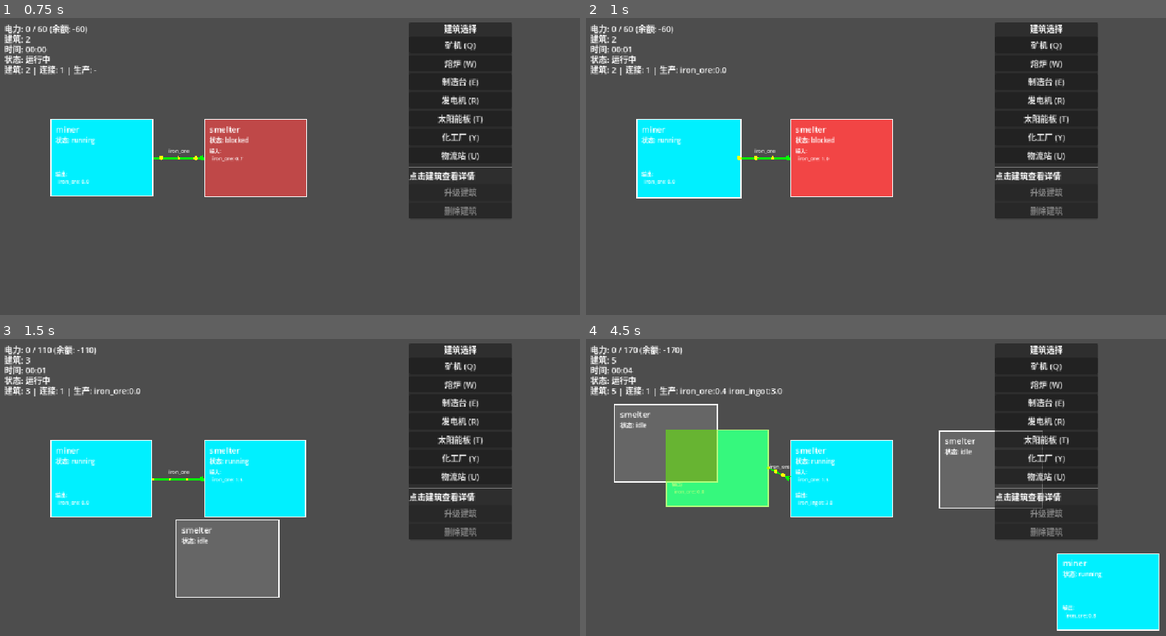
Above: before the commit, frames 1-4 (two rows, left to right).
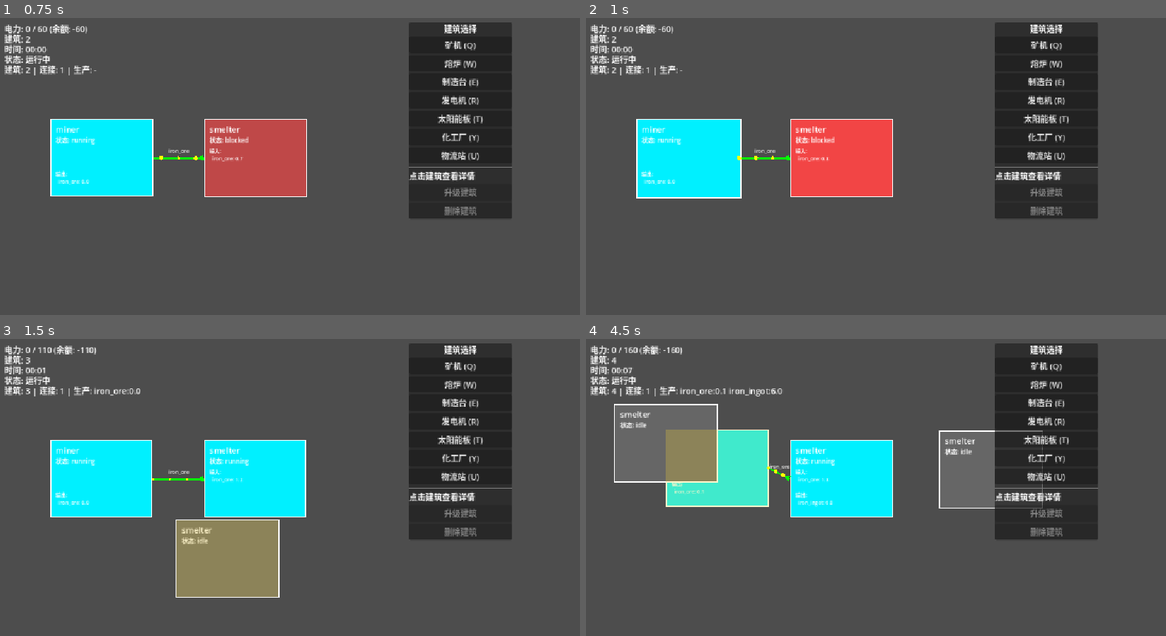
Above: after the commit, the same moments.

Repository: Vantex/cardFactory
Game: Godot game, scene res://scenes/main/Main.tscn
The game is run twice, just before and just after one commit, with the same random seed, the same clock (stepped at 60 frames per second) and the same inputs.
Inputs (mouse positions are in pixels of both pictures, inside the frame that each line leads up to):
- Up to frame 1 (0.75 s): tap Enter at 0.5 s; move the mouse to (423, 166) at 0.52 s; hold W from 0.53 s (still down); tap Delete at 0.6 s; click (423, 166) at 0.67 s
- Up to frame 2 (1 s): keep holding W; tap Space at 0.77 s; tap 1 at 0.8 s
- Up to frame 3 (1.5 s): tap Space at 1.07 s; release W at 1.25 s; drag from (174, 520) to (266, 570) at 1.27 s
- Up to frame 4 (4.5 s): move the mouse to (939, 431) at 2.02 s; hold W 2.03-2.75 s; tap 2 at 2.1 s; click (939, 431) at 2.17 s; tap 3 at 2.3 s; drag from (852, 570) to (702, 454) at 2.77 s; move the mouse to (1055, 552) at 3.52 s; tap Q at 3.6 s; click (1055, 552) at 3.67 s; tap Space at 3.77, 4.07 s; tap E at 3.8 s; tap Escape at 4.15 s; drag from (702, 454) to (789, 422) at 4.27 s

Frame 1 is identical in both runs. In frame 2, 0.1% of the frame differs, in the area x 7-42%, y 9-48%; in frame 3, 4.5%; in frame 4, 9.3%, in the area x 4-99%, y 2-99%.

Commit message:
feat: add pannable factory canvas interactions

Diff:
--- a/project.godot
+++ b/project.godot
@@ -23,8 +23,35 @@
 
 [display]
 
+window/size/viewport_width=1152
+window/size/viewport_height=648
+window/size/window_width_override=1152
+window/size/window_height_override=648
 window/stretch/mode="canvas_items"
 window/stretch/aspect="expand"
+
+[input]
+
+toggle_pause={
+"deadzone": 0.5,
+"events": [Object(InputEventKey,"resource_local_to_scene":false,"resource_name":"","device":-1,"window_id":0,"alt_pressed":false,"shift_pressed":false,"ctrl_pressed":false,"meta_pressed":false,"pressed":false,"keycode":32,"physical_keycode":32,"key_label":32,"unicode":32,"location":0,"echo":false,"script":null)
+]
+}
+simulation_speed_1={
+"deadzone": 0.5,
+"events": [Object(InputEventKey,"resource_local_to_scene":false,"resource_name":"","device":-1,"window_id":0,"alt_pressed":false,"shift_pressed":false,"ctrl_pressed":false,"meta_pressed":false,"pressed":false,"keycode":49,"physical_keycode":49,"key_label":49,"unicode":49,"location":0,"echo":false,"script":null)
+]
+}
+simulation_speed_2={
+"deadzone": 0.5,
+"events": [Object(InputEventKey,"resource_local_to_scene":false,"resource_name":"","device":-1,"window_id":0,"alt_pressed":false,"shift_pressed":false,"ctrl_pressed":false,"meta_pressed":false,"pressed":false,"keycode":50,"physical_keycode":50,"key_label":50,"unicode":50,"location":0,"echo":false,"script":null)
+]
+}
+simulation_speed_3={
+"deadzone": 0.5,
+"events": [Object(InputEventKey,"resource_local_to_scene":false,"resource_name":"","device":-1,"window_id":0,"alt_pressed":false,"shift_pressed":false,"ctrl_pressed":false,"meta_pressed":false,"pressed":false,"keycode":51,"physical_keycode":51,"key_label":51,"unicode":51,"location":0,"echo":false,"script":null)
+]
+}
 
 [physics]
 
--- a/scenes/main/Main.tscn
+++ b/scenes/main/Main.tscn
@@ -16,6 +16,11 @@
 [node name="ConnectionRenderer" type="Node2D" parent="."]
 script = ExtResource("3_conn")
 
+[node name="Camera2D" type="Camera2D" parent="."]
+position = Vector2(576, 324)
+metadata/min_zoom = 0.45
+metadata/max_zoom = 1.8
+
 [node name="InputHandler" type="Node2D" parent="."]
 script = ExtResource("4_input")
 
--- a/scripts/input/InputHandler.gd
+++ b/scripts/input/InputHandler.gd
@@ -1,227 +1,265 @@
-# scripts/input/InputHandler.gd
 extends Node2D
 
-# 操作模式
 enum Mode {
-    IDLE,
-    PLACING_CARD,
-    CONNECTING,
-    MOVING
+	IDLE,
+	PLACING,
+	DRAGGING,
+	CONNECTING,
+	PANNING,
 }
 
+const CARD_SIZE := Vector2(200, 150)
+const PORT_SIZE := Vector2(18, 36)
+const DRAG_THRESHOLD := 5.0
+const MIN_ZOOM := 0.45
+const MAX_ZOOM := 1.8
+const ZOOM_STEP := 1.1
+const CANVAS_MARGIN_LEFT := 216.0
+const CANVAS_MARGIN_TOP := 52.0
+const CANVAS_MARGIN_RIGHT := 286.0
+const CANVAS_MARGIN_BOTTOM := 92.0
+
 var current_mode: Mode = Mode.IDLE
-var placing_building_type: String = ""
-var connecting_source_id: String = ""
-var moving_building_id: String = ""
-var selected_building_id: String = ""
-var is_dragging: bool = false
-var drag_start_pos: Vector2 = Vector2.ZERO
-var drag_offset: Vector2 = Vector2.ZERO  # 点击位置相对于建筑位置的偏移
-
-func _unhandled_input(event):
-    if event is InputEventMouseButton:
-        if event.button_index == MOUSE_BUTTON_LEFT:
-            if event.pressed:
-                _handle_left_click()
-            else:
-                _handle_left_release()
-
-    if event is InputEventKey and event.pressed:
-        _handle_key_press(event)
-
-func _get_mouse_position() -> Vector2:
-    return get_global_mouse_position()
-
-func _handle_left_click():
-    var mouse_pos = _get_mouse_position()
-
-    match current_mode:
-        Mode.IDLE:
-            var clicked_building = _get_building_at_position(mouse_pos)
-            if not clicked_building.is_empty():
-                # 选中建筑
-                selected_building_id = clicked_building.id
-                var building_pos = clicked_building.get("position", Vector2.ZERO)
-                # 计算点击位置相对于建筑位置的偏移
-                drag_offset = mouse_pos - building_pos
-                drag_start_pos = mouse_pos
-                is_dragging = false
-                print("Selected building: ", selected_building_id)
-                EventBus.card_selected.emit(selected_building_id)
-            else:
-                # 点击空白处，取消选中
-                selected_building_id = ""
-                print("Deselected building")
-        Mode.PLACING_CARD:
-            _place_card()
-        Mode.CONNECTING:
-            _finish_connection()
-        Mode.MOVING:
-            _finish_moving()
-
-func _handle_left_release():
-    if current_mode == Mode.MOVING:
-        _finish_moving()
-    elif is_dragging:
-        is_dragging = false
-
-    # 如果只是点击（没有拖拽），保持选中状态
-    if not is_dragging and not selected_building_id.is_empty():
-        print("Building selected (no drag): ", selected_building_id)
-
-func _handle_key_press(event: InputEventKey):
-    match event.keycode:
-        KEY_ESCAPE:
-            _cancel_operation()
-        KEY_DELETE:
-            _delete_selected()
-        KEY_Q:
-            start_placing_card("miner")
-        KEY_W:
-            start_placing_card("smelter")
-        KEY_E:
-            start_placing_card("power_generator")
-        KEY_R:
-            start_placing_card("chemical_plant")
-        KEY_T:
-            start_placing_card("assembler")
-
-func start_placing_card(building_type: String):
-    current_mode = Mode.PLACING_CARD
-    placing_building_type = building_type
-    print("Ready to place: ", building_type)
-
-func _place_card():
-    var mouse_pos = _get_mouse_position()
-
-    var building_data = {
-        "type": placing_building_type,
-        "position": mouse_pos,
-        "status": "idle",
-        "progress": 0.0,
-        "input_buffer": {},
-        "output_buffer": {}
-    }
-
-    var building_def = DataManager.get_building(placing_building_type)
-    if not building_def.is_empty():
-        if building_def.kind == "extractor":
-            building_data.output_item = "iron_ore"
-            building_data.output_rate = 60.0
-
-    GameManager.get_game_state().add_building(building_data)
-    print("Placed ", placing_building_type, " at ", mouse_pos)
-    current_mode = Mode.IDLE
-
-func start_connection(source_id: String):
-    current_mode = Mode.CONNECTING
-    connecting_source_id = source_id
-
-func _finish_connection():
-    var mouse_pos = _get_mouse_position()
-    var target_building = _get_building_at_position(mouse_pos)
-
-    if not target_building.is_empty() and target_building.id != connecting_source_id:
-        var connection_data = {
-            "source_id": connecting_source_id,
-            "target_id": target_building.id,
-            "item_id": "iron_ore",
-            "flow_rate": 60.0
-        }
-        GameManager.get_game_state().add_connection(connection_data)
-        print("Created connection: ", connecting_source_id, " -> ", target_building.id)
-
-    is_dragging = false
-    current_mode = Mode.IDLE
-    connecting_source_id = ""
-    queue_redraw()
-
-func _update_moving():
-    var mouse_pos = _get_mouse_position()
-    var game_state = GameManager.get_game_state()
-    if game_state.buildings.has(moving_building_id):
-        # 使用偏移量计算新位置，保持相对位置
-        var new_position = mouse_pos - drag_offset
-        game_state.buildings[moving_building_id]["position"] = new_position
-        queue_redraw()
-
-func _finish_moving():
-    var mouse_pos = _get_mouse_position()
-    var game_state = GameManager.get_game_state()
-    if game_state.buildings.has(moving_building_id):
-        var new_position = mouse_pos - drag_offset
-        game_state.move_entity(moving_building_id, new_position)
-        print("Moved building ", moving_building_id, " to ", new_position)
-
-    current_mode = Mode.IDLE
-    moving_building_id = ""
-    is_dragging = false
-    queue_redraw()
-
-func _delete_selected():
-    if not selected_building_id.is_empty():
-        GameManager.get_game_state().remove_building(selected_building_id)
-        print("Deleted building: ", selected_building_id)
-        selected_building_id = ""
-
-func _cancel_operation():
-    is_dragging = false
-    current_mode = Mode.IDLE
-    placing_building_type = ""
-    connecting_source_id = ""
-    moving_building_id = ""
-    queue_redraw()
-
-func _get_building_at_position(pos: Vector2) -> Dictionary:
-    var game_state = GameManager.get_game_state()
-    for building_id in game_state.buildings:
-        var building = game_state.buildings[building_id]
-        var building_pos = building.get("position", Vector2.ZERO)
-        var rect = Rect2(building_pos, Vector2(200, 150))
-        if rect.has_point(pos):
-            return building
-    return {}
-
-func _process(_delta):
-    # 检测拖拽开始
-    if Input.is_mouse_button_pressed(MOUSE_BUTTON_LEFT):
-        if not selected_building_id.is_empty() and current_mode == Mode.IDLE:
-            var mouse_pos = _get_mouse_position()
-            var selected_building = GameManager.get_game_state().get_building(selected_building_id)
-            if not selected_building.is_empty():
-                var building_pos = selected_building.get("position", Vector2.ZERO)
-                var rect = Rect2(building_pos, Vector2(200, 150))
-                if rect.has_point(mouse_pos):
-                    # 开始移动
-                    current_mode = Mode.MOVING
-                    moving_building_id = selected_building_id
-                    is_dragging = true
-                    print("Started moving building: ", moving_building_id)
-
-    # 更新移动
-    if current_mode == Mode.MOVING:
-        _update_moving()
-
-    queue_redraw()
-
-func _draw():
-    var mouse_pos = _get_mouse_position()
-
-    # 绘制选中建筑的高亮
-    if not selected_building_id.is_empty():
-        var selected_building = GameManager.get_game_state().get_building(selected_building_id)
-        if not selected_building.is_empty():
-            var pos = selected_building.get("position", Vector2.ZERO)
-            draw_rect(Rect2(pos, Vector2(200, 150)), Color(1, 1, 0, 0.3))
-
-    # 绘制拖拽连线
-    if is_dragging and current_mode == Mode.CONNECTING:
-        draw_line(drag_start_pos, mouse_pos, Color.YELLOW, 2.0)
-
-    # 绘制移动中的建筑
-    if current_mode == Mode.MOVING:
-        var game_state = GameManager.get_game_state()
-        if game_state.buildings.has(moving_building_id):
-            var building = game_state.buildings[moving_building_id]
-            var pos = building.get("position", Vector2.ZERO)
-            draw_rect(Rect2(pos, Vector2(200, 150)), Color(0, 1, 0, 0.3))
+var placing_building_type := ""
+var connecting_source_id := ""
+var selected_building_id := ""
+var dragging_building_id := ""
+var drag_start_screen_position := Vector2.ZERO
+var drag_offset := Vector2.ZERO
+var pan_last_screen_position := Vector2.ZERO
+var _ui_hit_test := Callable()
+
+func set_ui_hit_test(hit_test: Callable) -> void:
+	_ui_hit_test = hit_test
+
+func get_mode_name() -> String:
+	match current_mode:
+		Mode.PLACING:
+			return "placing"
+		Mode.DRAGGING:
+			return "dragging"
+		Mode.CONNECTING:
+			return "connecting"
+		Mode.PANNING:
+			return "panning"
+		_:
+			return "idle"
+
+func start_placing_card(building_type: String) -> void:
+	placing_building_type = building_type
+	connecting_source_id = ""
+	dragging_building_id = ""
+	current_mode = Mode.PLACING
+	queue_redraw()
+
+func start_connection(source_id: String) -> void:
+	if source_id.is_empty() or GameManager.get_game_state().get_building(source_id).is_empty():
+		return
+	placing_building_type = ""
+	connecting_source_id = source_id
+	dragging_building_id = ""
+	current_mode = Mode.CONNECTING
+	queue_redraw()
+
+func complete_connection(target_id: String) -> bool:
+	if current_mode != Mode.CONNECTING or connecting_source_id.is_empty():
+		return false
+	var result: Dictionary = GameManager.get_game_state().try_add_connection(connecting_source_id, target_id)
+	cancel_operation()
+	return result.get("ok", false)
+
+func cancel_operation() -> void:
+	current_mode = Mode.IDLE
+	placing_building_type = ""
+	connecting_source_id = ""
+	dragging_building_id = ""
+	drag_start_screen_position = Vector2.ZERO
+	drag_offset = Vector2.ZERO
+	queue_redraw()
+
+func _unhandled_input(event: InputEvent) -> void:
+	if event is InputEventKey and event.pressed and not event.echo:
+		_handle_key_press(event)
+		return
+	if not (event is InputEventMouseButton or event is InputEventMouseMotion):
+		return
+	var screen_position := _get_event_screen_position(event)
+	if _is_pointer_over_ui(screen_position):
+		return
+	if event is InputEventMouseButton:
+		_handle_mouse_button(event, screen_position)
+	elif event is InputEventMouseMotion:
+		_handle_mouse_motion(event, screen_position)
+
+func _handle_key_press(event: InputEventKey) -> void:
+	match event.keycode:
+		KEY_ESCAPE:
+			cancel_operation()
+		KEY_DELETE:
+			_delete_selected()
+		KEY_SPACE:
+			GameManager.get_game_state().paused = not GameManager.get_game_state().paused
+		KEY_1:
+			GameManager.get_game_state().speed = 1.0
+		KEY_2:
+			GameManager.get_game_state().speed = 2.0
+		KEY_3:
+			GameManager.get_game_state().speed = 3.0
+		KEY_Q:
+			start_placing_card("miner")
+		KEY_W:
+			start_placing_card("smelter")
+		KEY_E:
+			start_placing_card("assembling_machine_mk1")
+		KEY_R:
+			start_placing_card("power_generator")
+
+func _handle_mouse_button(event: InputEventMouseButton, screen_position: Vector2) -> void:
+	if event.button_index == MOUSE_BUTTON_WHEEL_UP or event.button_index == MOUSE_BUTTON_WHEEL_DOWN:
+		if event.pressed and _is_inside_world_canvas(screen_position):
+			_zoom_at_pointer(screen_position, ZOOM_STEP if event.button_index == MOUSE_BUTTON_WHEEL_UP else 1.0 / ZOOM_STEP)
+		return
+	if event.button_index == MOUSE_BUTTON_RIGHT or event.button_index == MOUSE_BUTTON_MIDDLE:
+		if event.pressed and _is_inside_world_canvas(screen_position):
+			current_mode = Mode.PANNING
+			pan_last_screen_position = screen_position
+		elif not event.pressed and current_mode == Mode.PANNING:
+			cancel_operation()
+		return
+	if event.button_index != MOUSE_BUTTON_LEFT:
+		return
+	if event.pressed:
+		if _is_inside_world_canvas(screen_position):
+			_handle_left_press(screen_position)
+	elif current_mode == Mode.DRAGGING:
+		_finish_drag()
+
+func _handle_mouse_motion(_event: InputEventMouseMotion, screen_position: Vector2) -> void:
+	if current_mode == Mode.PANNING:
+		_pan_camera(screen_position)
+		return
+	if not _is_inside_world_canvas(screen_position) or not Input.is_mouse_button_pressed(MOUSE_BUTTON_LEFT):
+		return
+	if current_mode == Mode.IDLE and not dragging_building_id.is_empty() and screen_position.distance_to(drag_start_screen_position) >= DRAG_THRESHOLD:
+		current_mode = Mode.DRAGGING
+	if current_mode == Mode.DRAGGING:
+		_update_drag(_screen_to_world(screen_position))
+
+func _handle_left_press(screen_position: Vector2) -> void:
+	var world_position := _screen_to_world(screen_position)
+	match current_mode:
+		Mode.PLACING:
+			_place_card(world_position)
+		Mode.CONNECTING:
+			var target_id := _get_input_port_at_position(world_position)
+			if not target_id.is_empty():
+				complete_connection(target_id)
+			else:
+				cancel_operation()
+		Mode.IDLE:
+			var source_id := _get_output_port_at_position(world_position)
+			if not source_id.is_empty():
+				start_connection(source_id)
+				return
+			var building := _get_building_at_position(world_position)
+			if building.is_empty():
+				selected_building_id = ""
+				return
+			selected_building_id = building.get("id", "")
+			dragging_building_id = selected_building_id
+			drag_start_screen_position = screen_position
+			drag_offset = world_position - building.get("position", Vector2.ZERO)
+			EventBus.card_selected.emit(selected_building_id)
+
+func _place_card(world_position: Vector2) -> void:
+	var result: Dictionary = GameManager.get_game_state().try_place_building(placing_building_type, world_position)
+	if result.get("ok", false):
+		selected_building_id = result.get("id", "")
+	cancel_operation()
+
+func _update_drag(world_position: Vector2) -> void:
+	if dragging_building_id.is_empty():
+		return
+	GameManager.get_game_state().move_entity(dragging_building_id, world_position - drag_offset)
+	queue_redraw()
+
+func _finish_drag() -> void:
+	current_mode = Mode.IDLE
+	dragging_building_id = ""
+	queue_redraw()
+
+func _delete_selected() -> void:
+	if selected_building_id.is_empty():
+		return
+	GameManager.get_game_state().remove_building(selected_building_id)
+	selected_building_id = ""
+	cancel_operation()
+
+func _get_building_at_position(world_position: Vector2) -> Dictionary:
+	for building in GameManager.get_game_state().buildings.values():
+		if Rect2(building.get("position", Vector2.ZERO), CARD_SIZE).has_point(world_position):
+			return building
+	return {}
+
+func _get_input_port_at_position(world_position: Vector2) -> String:
+	for building in GameManager.get_game_state().buildings.values():
+		if _get_input_port_rect(building.get("position", Vector2.ZERO)).has_point(world_position):
+			return building.get("id", "")
+	return ""
+
+func _get_output_port_at_position(world_position: Vector2) -> String:
+	for building in GameManager.get_game_state().buildings.values():
+		if _get_output_port_rect(building.get("position", Vector2.ZERO)).has_point(world_position):
+			return building.get("id", "")
+	return ""
+
+func _get_input_port_rect(card_position: Vector2) -> Rect2:
+	return Rect2(card_position + Vector2(0, (CARD_SIZE.y - PORT_SIZE.y) * 0.5), PORT_SIZE)
+
+func _get_output_port_rect(card_position: Vector2) -> Rect2:
+	return Rect2(card_position + Vector2(CARD_SIZE.x - PORT_SIZE.x, (CARD_SIZE.y - PORT_SIZE.y) * 0.5), PORT_SIZE)
+
+func _get_event_screen_position(event: InputEvent) -> Vector2:
+	if event is InputEventMouse:
+		return event.position
+	return Vector2.ZERO
+
+func _is_pointer_over_ui(screen_position: Vector2) -> bool:
+	return _ui_hit_test.is_valid() and _ui_hit_test.call(screen_position)
+
+func _is_inside_world_canvas(screen_position: Vector2) -> bool:
+	var viewport_size := get_viewport().get_visible_rect().size
+	var canvas_size := viewport_size - Vector2(CANVAS_MARGIN_LEFT + CANVAS_MARGIN_RIGHT, CANVAS_MARGIN_TOP + CANVAS_MARGIN_BOTTOM)
+	return Rect2(Vector2(CANVAS_MARGIN_LEFT, CANVAS_MARGIN_TOP), canvas_size.max(Vector2.ZERO)).has_point(screen_position)
+
+func _get_camera() -> Camera2D:
+	return get_viewport().get_camera_2d()
+
+func _screen_to_world(screen_position: Vector2) -> Vector2:
+	return get_viewport().get_canvas_transform().affine_inverse() * screen_position
+
+func _pan_camera(screen_position: Vector2) -> void:
+	var camera := _get_camera()
+	if camera == null:
+		return
+	camera.global_position -= (screen_position - pan_last_screen_position) / camera.zoom
+	pan_last_screen_position = screen_position
+	camera.force_update_scroll()
+
+func _zoom_at_pointer(screen_position: Vector2, factor: float) -> void:
+	var camera := _get_camera()
+	if camera == null:
+		return
+	var world_before_zoom := _screen_to_world(screen_position)
+	var next_zoom := clampf(camera.zoom.x * factor, MIN_ZOOM, MAX_ZOOM)
+	camera.zoom = Vector2(next_zoom, next_zoom)
+	camera.force_update_scroll()
+	camera.global_position += world_before_zoom - _screen_to_world(screen_position)
+	camera.force_update_scroll()
+
+func _draw() -> void:
+	if selected_building_id.is_empty():
+		return
+	var selected := GameManager.get_game_state().get_building(selected_building_id)
+	if not selected.is_empty():
+		draw_rect(Rect2(selected.get("position", Vector2.ZERO), CARD_SIZE), Color(1.0, 0.85, 0.2, 0.25))
--- a/scripts/test/TestFactoryWorkspace.gd
+++ b/scripts/test/TestFactoryWorkspace.gd
@@ -7,6 +7,7 @@
 	_test_explicit_building_costs()
 	_test_existing_recipe_connection_rules()
 	await _test_workspace_chrome_contract()
+	_test_canvas_input_contract()
 
 	var state := GameState.new()
 	_expect(state.construction_points == 12, "new workspaces start with 12 construction points")
@@ -113,6 +114,44 @@
 	var incompatible_connection: Dictionary = incompatible_state.try_add_connection(incompatible_miner.id, incompatible_smelter.id)
 	_expect(not incompatible_connection.ok and incompatible_state.connections.is_empty() and incompatible_state.get_buildi …(214 unchanged characters)…
 
+func _test_canvas_input_contract() -> void:
+	var input_script := load("res://scripts/input/InputHandler.gd") as Script
+	_expect(input_script != null, "canvas input script is available")
+	if input_script == null:
+		return
+
+	var input_handler: Node = input_script.new()
+	_expect(input_handler.has_method("get_mode_name"), "canvas input exposes its mode contract")
+	_expect(input_handler.has_method("cancel_operation"), "canvas input exposes its cancellation contract")
+	_expect(input_handler.has_method("complete_connection"), "canvas input exposes connection completion")
+	if not input_handler.has_method("get_mode_name") or not input_handler.has_method("cancel_operation") or not input_handler.has_method("complete_connection"):
+		input_handler.queue_free()
+		return
+	_expect(input_handler.call("get_mode_name") == "idle", "canvas input starts idle")
+	input_handler.call("start_placing_card", "miner")
+	_expect(input_handler.call("get_mode_name") == "placing", "placement mode starts")
+	input_handler.call("cancel_operation")
+	_expect(input_handler.call("get_mode_name") == "idle", "escape contract cancels")
+
+	GameManager.game_state = GameState.new()
+	var source: Dictionary = GameManager.get_game_state().try_place_building("miner", Vector2(100, 100))
+	var target: Dictionary = GameManager.get_game_state().try_place_building("smelter", Vector2(420, 100))
+	input_handler.call("start_connection", source.id)
+	_expect(input_handler.call("get_mode_name") == "connecting", "connection mode starts")
+	_expect(input_handler.call("complete_connection", target.id), "legal connection completes through the input handler")
+	_expect(input_handler.call("get_mode_name") == "idle" and GameManager.get_game_state().connections.size() == 1, "completed connection clears input state")
+
+	var main_scene := load("res://scenes/main/Main.tscn") as PackedScene
+	_expect(main_scene != null, "main scene is available")
+	if main_scene == null:
+		return
+	var main := main_scene.instantiate()
+	var camera := main.get_node_or_null("Camera2D") as Camera2D
+	_expect(camera != null, "main scene provides a world camera")
+	if camera != null:
+		_expect(is_equal_approx(camera.get_meta("min_zoom", 0.0), 0.45) and is_equal_approx(camera.get_meta("max_zoom", 0.0), 1.8), "world camera exposes the 0.45 to 1.8 zoom range")
+	main.queue_free()
+
 func _expect(condition: bool, description: String) -> void:
 	if condition:
 		print("PASS: %s" % description)
